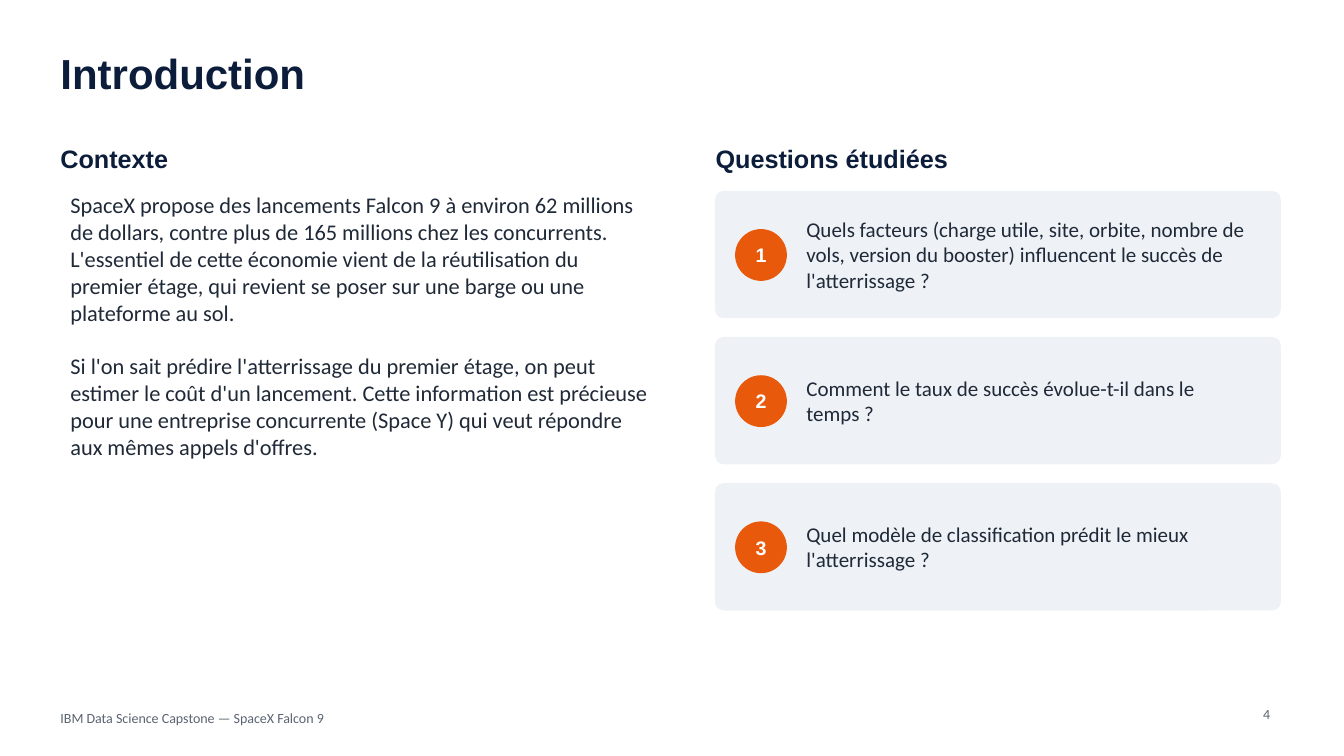
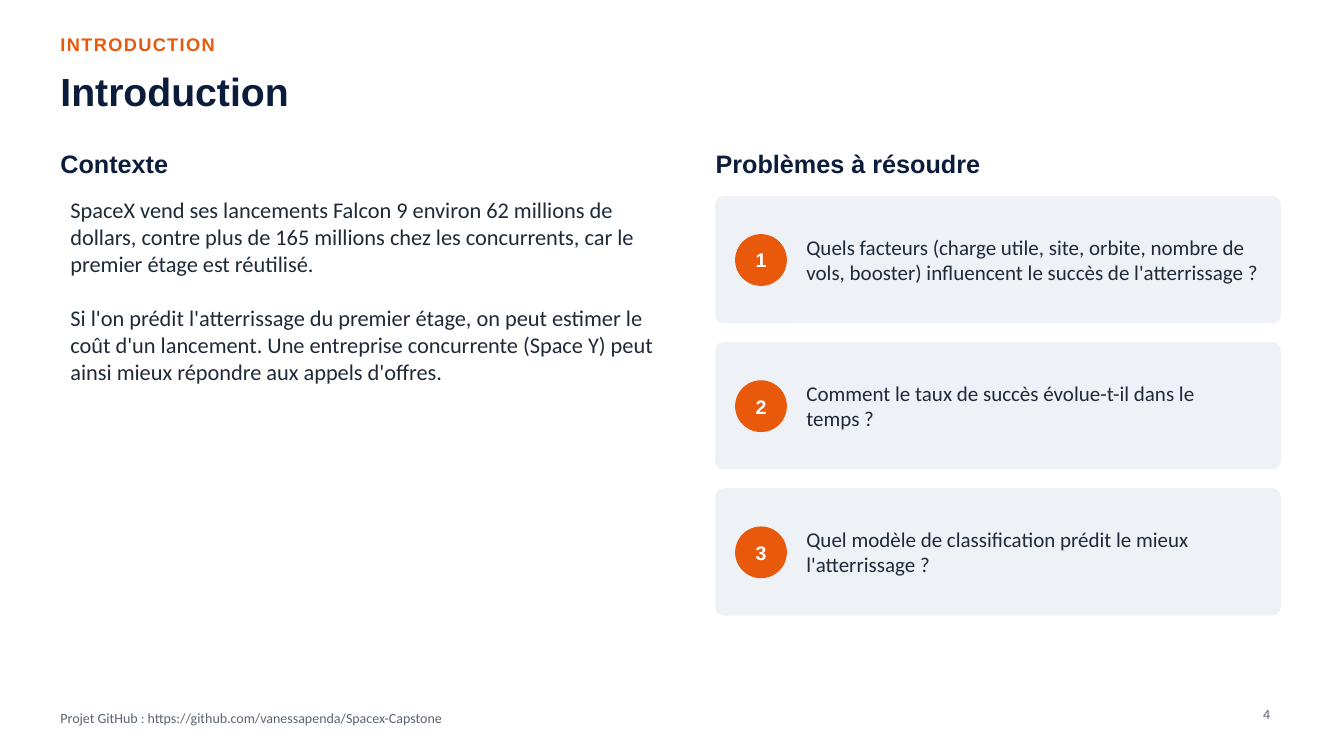
Before and after one commit to vanessapenda/Spacex-Capstone, a slide deck: slide 4 of Rapport_Capstone_SpaceX.pptx. Drawn at 1344x756 pixels with LibreOffice and Linux fonts; fonts in the diff are those of the drawing. Boxes give left, top, right and bottom in pixels: in the first picture for what was removed or moved away, otherwise in the second. Text is boxed around its words. In the diff, an @@ line names an element or a change of style, - is before the commit and + after.

```diff
--- a/Rapport_Capstone_SpaceX.pptx
+++ b/Rapport_Capstone_SpaceX.pptx
@@ title "Introduction": place and size @@
-title "Introduction" at [60,58,305,90]
+title "Introduction" at [60,77,288,107]
@@ title "Introduction" at [60,77,288,107]: size 30 to 28 pt @@
@@ text added at [60,38,214,51], 13 pt, text #E8590C, bold @@
+INTRODUCTION
@@ text removed at [716,149,948,173] @@
-Questions étudiées
@@ text added at [716,154,980,174], 18 pt, text #0B1D3A, bold @@
+Problèmes à résoudre
@@ text at [70,202,653,384]: text changed @@
-SpaceX propose des lancements Falcon 9 à environ 62 millions de dollars, contre plus de 165 millions chez les concurrents. L'essentiel de cette économie vient de la réutilisation du premier étage, qui revient se poser sur une barge ou une plateforme au sol.
-Si l'on sait prédire l'atterrissage du premier étage, on peut estimer le coût d'un lancement. Cette information est précieuse pour une entreprise concurrente (Space Y) qui veut répondre aux mêmes appels d'offres.
+SpaceX vend ses lancements Falcon 9 environ 62 millions de dollars, contre plus de 165 millions chez les concurrents, car le premier étage est réutilisé.
+Si l'on prédit l'atterrissage du premier étage, on peut estimer le coût d'un lancement. Une entreprise concurrente (Space Y) peut ainsi mieux répondre aux appels d'offres.
@@ text at [806,240,1244,284]: text changed @@
-Quels facteurs (charge utile, site, orbite, nombre de vols, version du booster) influencent le succès de l'atterrissage ?
+Quels facteurs (charge utile, site, orbite, nombre de vols, booster) influencent le succès de l'atterrissage ?
@@ 6 texts, 3 ellipses, 3 rounded rectangles: place and size @@
-6 texts, 3 ellipses, 3 rounded rectangles at [60,150,1280,610]
+6 texts, 3 ellipses, 3 rounded rectangles at [60,155,1280,615]
@@ text removed at [60,713,324,726] @@
-IBM Data Science Capstone — SpaceX Falcon 9
@@ text added at [60,713,442,726], 10 pt, text #5B6472 @@
+Projet GitHub : https://github.com/vanessapenda/Spacex-Capstone
```
Also in this commit, not shown: 13 other slides changed, 10 slides added, 33 slides removed, 1 other file.
